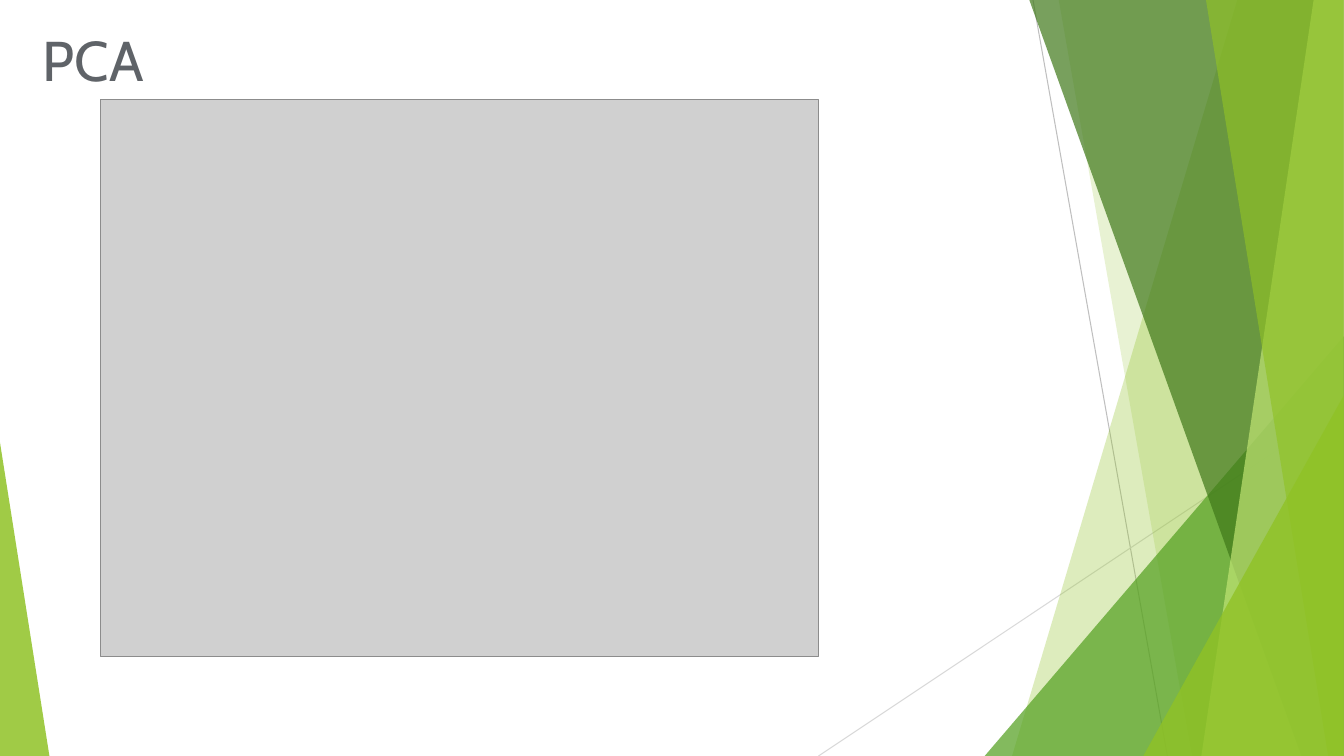
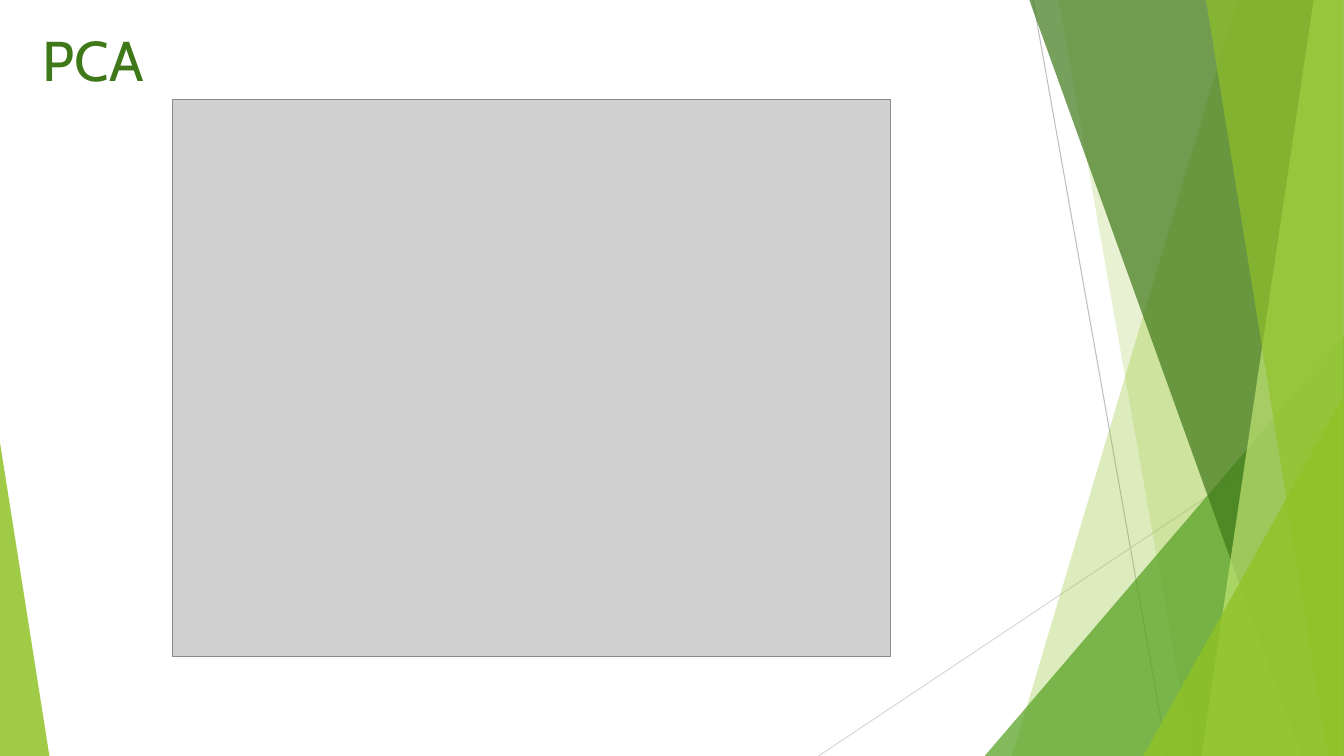
Before and after one commit to Dforouzanfar/Statistical_Learning, a slide deck: slide 21 of Statistical Learning.pptx (slide 18 before the commit). Drawn at 1344x756 pixels with LibreOffice and Linux fonts; fonts in the diff are those of the drawing; grey boxes stand for pictures. Boxes give left, top, right and bottom in pixels: in the first picture for what was removed or moved away, otherwise in the second. Text is boxed around its words. In the diff, an @@ line names an element or a change of style, - is before the commit and + after.

```diff
--- a/Statistical Learning.pptx
+++ b/Statistical Learning.pptx
@@ text "PCA" at bbox=[43, 41, 144, 82]: text colour #5F6368 to #3F7819 @@
@@ picture: place and size @@
-picture at bbox=[101, 100, 820, 656]
+picture at bbox=[172, 100, 891, 656]
```
Also in this commit, not shown: 9 other slides changed, 5 slides added, 2 slides removed, 1 other file.
